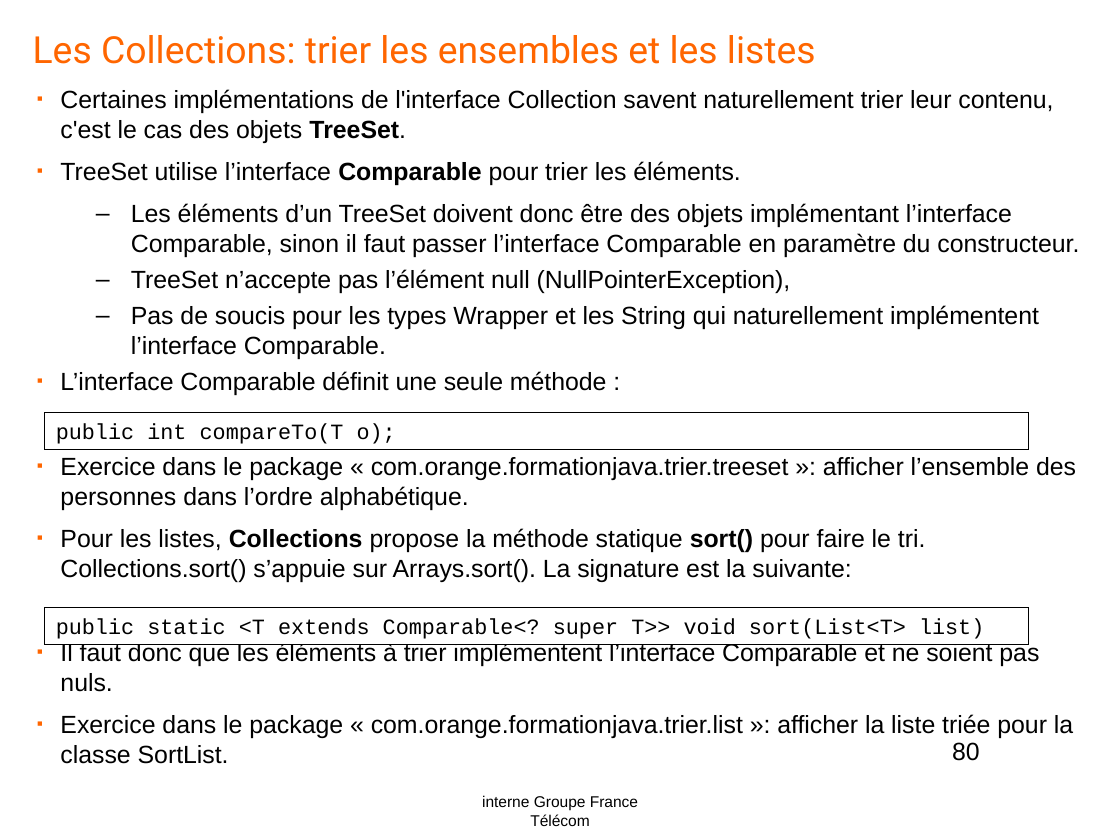
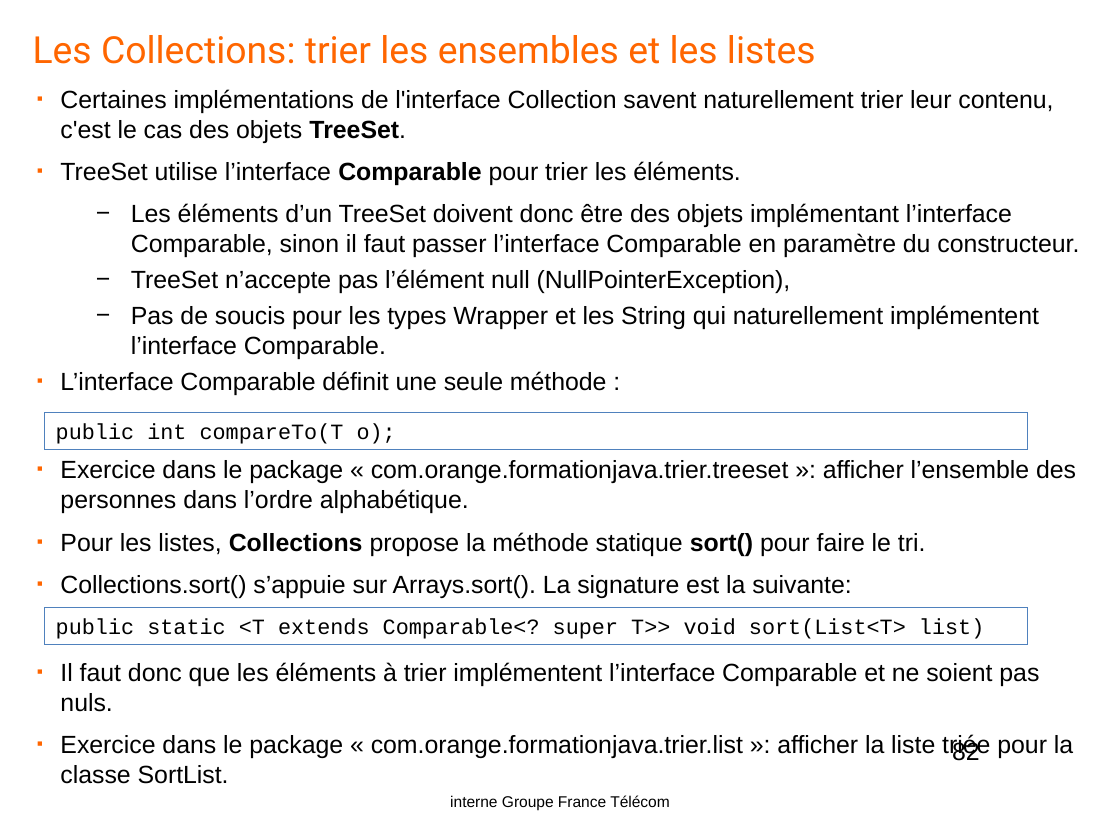
Before and after one commit to yplo6403/formationjava, a slide deck: slide 82 of doc/Java-OL1.pptx (slide 80 before the commit). Drawn at 1120x840 pixels with LibreOffice and Linux fonts; fonts in the diff are those of the drawing; background and template pictures are left out. Boxes give left, top, right and bottom in pixels: in the first picture for what was removed or moved away, otherwise in the second. Text is boxed around its words. In the diff, an @@ line names an element or a change of style, - is before the commit and + after.

```diff
--- a/doc/Java-OL1.pptx
+++ b/doc/Java-OL1.pptx
@@ text at (x1=60, y1=89, x2=1079, y2=759): bullet – to − @@
@@ rectangle "public int compareTo(T o);" at (x1=45, y1=412, x2=1028, y2=449): outline #000000 0.75 pt to #4F81BD 0.75 pt @@
@@ text at (x1=60, y1=532, x2=926, y2=598): text changed @@
-▪ Pour les listes, Collections propose la méthode statique sort() pour faire le tri.
-  Collections.sort() s’appuie sur Arrays.sort(). La signature est la suivante:
+▪ Pour les listes, Collections propose la méthode statique sort() pour faire le tri.
+▪ Collections.sort() s’appuie sur Arrays.sort(). La signature est la suivante:
@@ rectangle "public static <T extends Comparable<? ..." at (x1=45, y1=607, x2=1028, y2=644): outline #000000 0.75 pt to #4F81BD 0.75 pt @@
@@ page number at (x1=952, y1=740, x2=980, y2=760): text changed @@
-80
+82
@@ text "interne Groupe France Télécom" rewrapped from (x1=482, y1=795, x2=638, y2=826) to (x1=450, y1=795, x2=670, y2=810) @@
```
Also in this commit, not shown: 84 other slides changed, 2 slides added.
